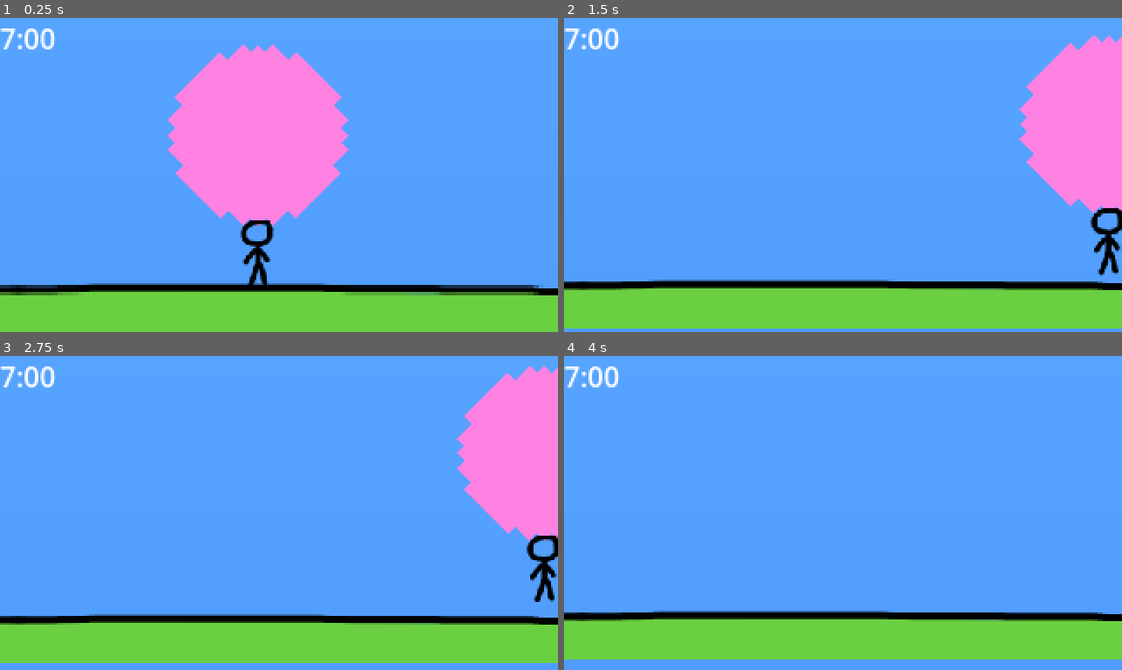
Above: before the commit, frames 1-4 (two rows, left to right).
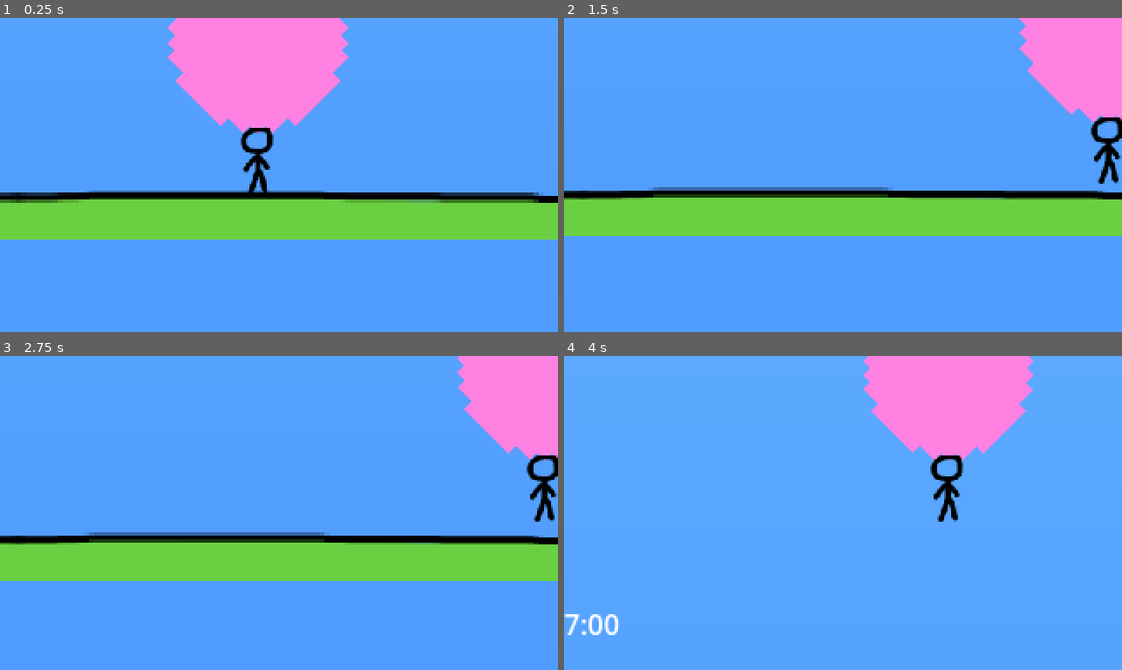
Above: after the commit, the same moments.

Repository: eagle-eye-scouter/GGJ_BubbleBlowing
Game: Godot game, scene res://scenes/scroll_world.tscn
The game is run twice, just before and just after one commit, with the same random seed, the same clock (stepped at 60 frames per second) and the same inputs.
Inputs:
- Up to frame 1 (0.25 s): no input
- Up to frame 2 (1.5 s): hold D (player_right) 0.53-1.28 s; hold Space (player_breath) 0.53-1.28 s; hold S (player_down) from 1.28 s (still down); tap Space (player_breath) at 1.35 s
- Up to frame 3 (2.75 s): release S (player_down) at 2.03 s; hold D (player_right) from 2.03 s (still down); hold Space (player_breath) from 2.03 s (still down)
- Up to frame 4 (4 s): release D (player_right) at 2.78 s; release Space (player_breath) at 2.78 s; hold W (player_up) 2.78-3.53 s; tap Space (player_breath) at 2.85 s; hold A (player_left) from 3.53 s (still down); hold Space (player_breath) from 3.53 s (still down)

The runs differ from the first frame. In frame 1, 43% of the frame differs, in the area x 0-100%, y 0-100%; in frame 2, 37%; in frame 3, 36%; in frame 4, 24%.

Commit message:
Add player camera

Diff:
--- a/scenes/scroll_world.tscn
+++ b/scenes/scroll_world.tscn
@@ -45,6 +45,14 @@
 [node name="Player" parent="." instance=ExtResource("2_wuabt")]
 position = Vector2(148, 143)
 
+[node name="Camera2D" type="Camera2D" parent="Player"]
+limit_left = 0
+limit_right = 320
+drag_horizontal_enabled = true
+drag_vertical_enabled = true
+drag_left_margin = 1.0
+drag_right_margin = 1.0
+
 [node name="Dynamic" type="Node2D" parent="."]
 
 [node name="FloorGrass" parent="Dynamic" instance=ExtResource("3_xqx3g")]
